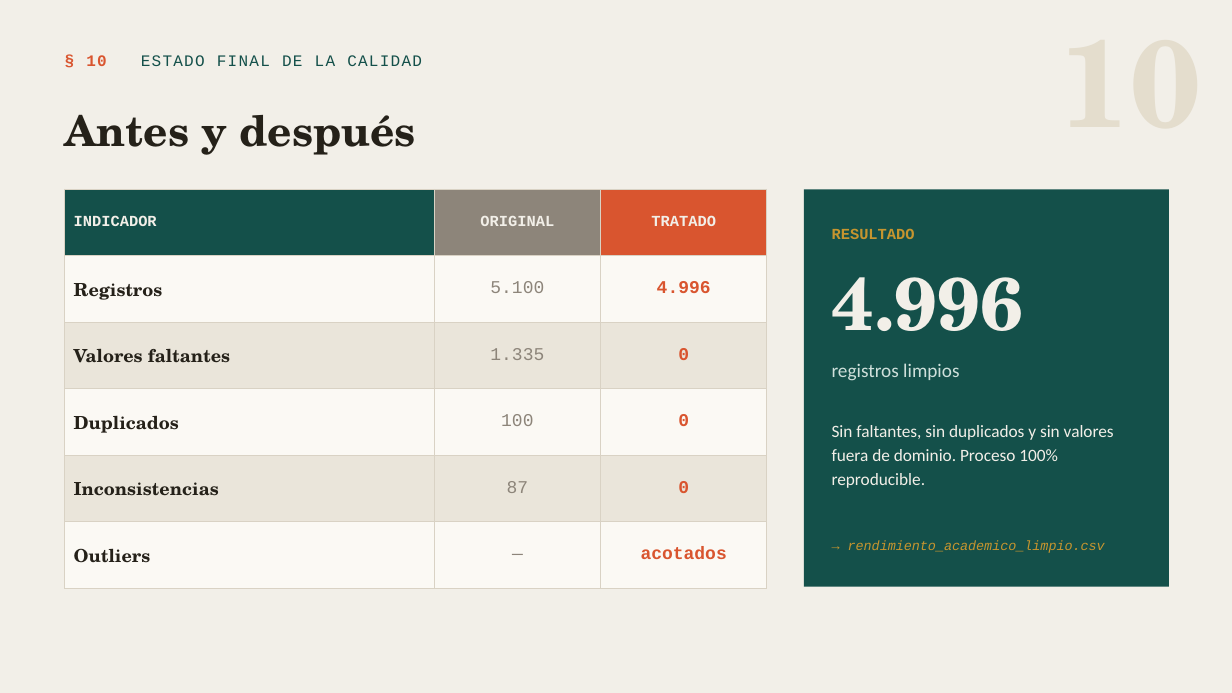
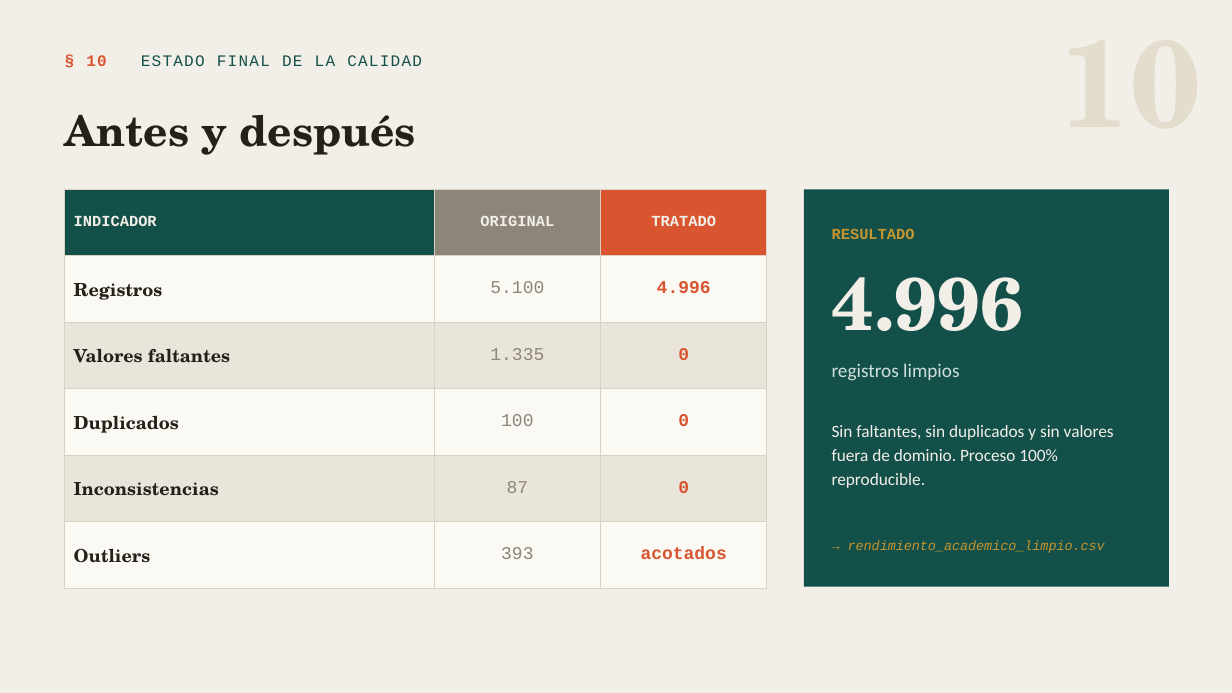
Before and after one commit to ale-are/IA-Ev1, a slide deck: slide 10 of E1 - EDA/E1_EDA_Presentacion_og.pptx. Drawn at 1232x693 pixels with LibreOffice and Linux fonts; fonts in the diff are those of the drawing. Boxes give left, top, right and bottom in pixels: in the first picture for what was removed or moved away, otherwise in the second. Text is boxed around its words. In the diff, an @@ line names an element or a change of style, - is before the commit and + after.

```diff
--- a/E1 - EDA/E1_EDA_Presentacion_og.pptx
+++ b/E1 - EDA/E1_EDA_Presentacion_og.pptx
@@ table at box(65, 189, 767, 589) @@
-row 6, column 2: —
+row 6, column 2: 393
```
